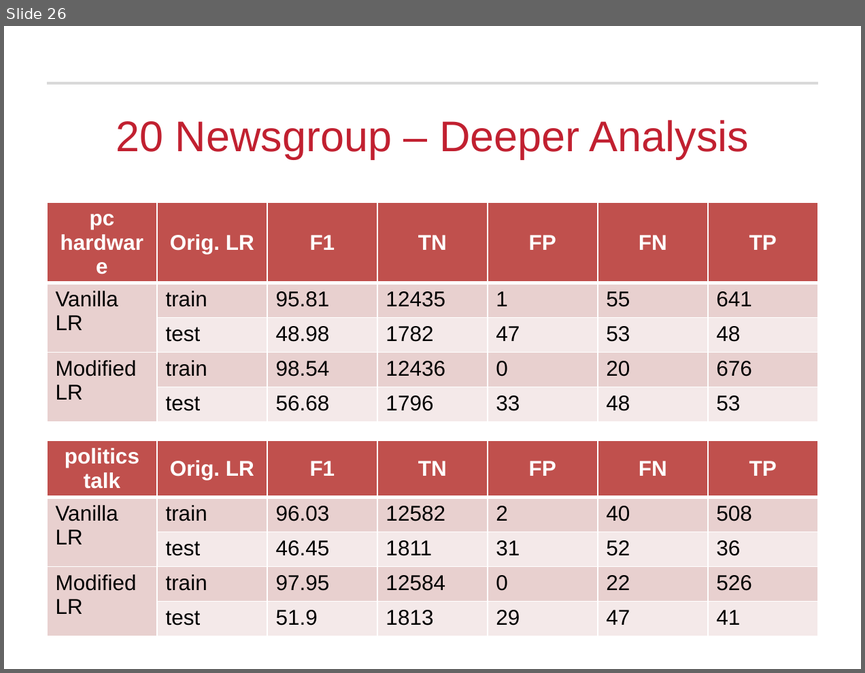
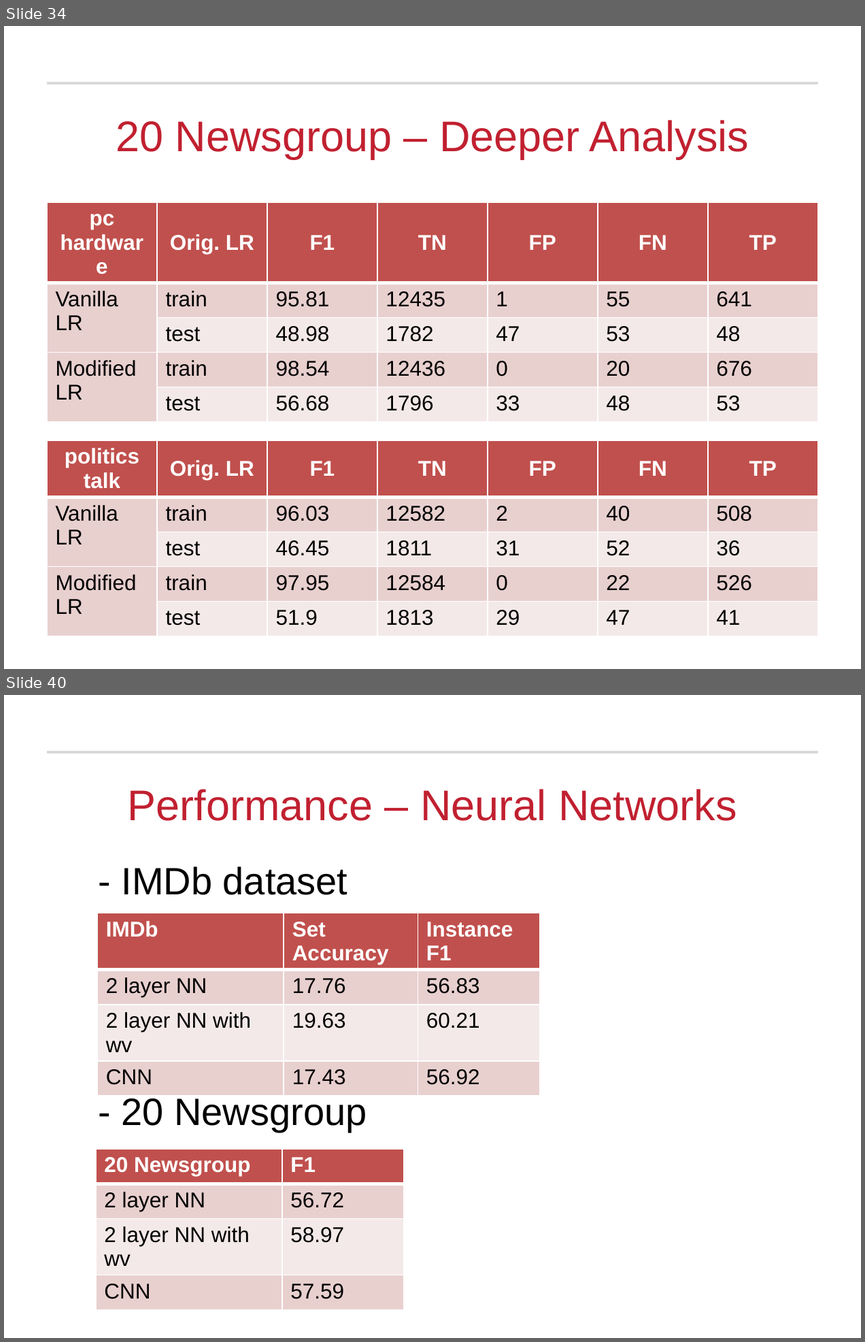
Before and after one commit to RamkishanPanthena/Thesis, a slide deck: defense.pptx. Shown one above the other, each under a label of ours: slide 26 before the commit, slides 34 and 40 after it; the slides between them are not shown. The pictures are 865x673 and 865x1342 pixels, drawn with LibreOffice and Linux fonts; fonts in the diff are those of the drawing; background and template pictures are left out. Boxes give left, top, right and bottom in pixels: in the first picture for what was removed or moved away, otherwise in the second. Text is boxed around its words. In the diff, an @@ line names an element or a change of style, - is before the commit and + after.

```diff
--- a/defense.pptx
+++ b/defense.pptx
@@ slide 40 added at (4,695,861,1338), background #FFFFFF; not listed: 1 template element that a slide beside it also shows @@
@@ title added at (128,789,736,821), 36 pt, text #C12030 @@
+Performance – Neural Networks
@@ text added at (122,866,348,895), 32 pt, text #000000 @@
+- IMDb dataset
@@ table added at (97,913,538,1087), 4 rows, 3 columns @@
+IMDb | Set Accuracy | Instance F1
+2 layer NN | 17.76 | 56.83
+2 layer NN with wv | 19.63 | 60.21
+CNN | 17.43 | 56.92
@@ text added at (122,1098,366,1132), 32 pt, text #000000 @@
+- 20 Newsgroup
@@ table added at (96,1149,403,1302), 4 rows, 2 columns @@
+20 Newsgroup | F1
+2 layer NN | 56.72
+2 layer NN with wv | 58.97
+CNN | 57.59
@@ what was slide 26 is now slide 34 @@
```
Also in this commit, not shown: 16 slides changed, 9 other slides added, 1 slide removed.
